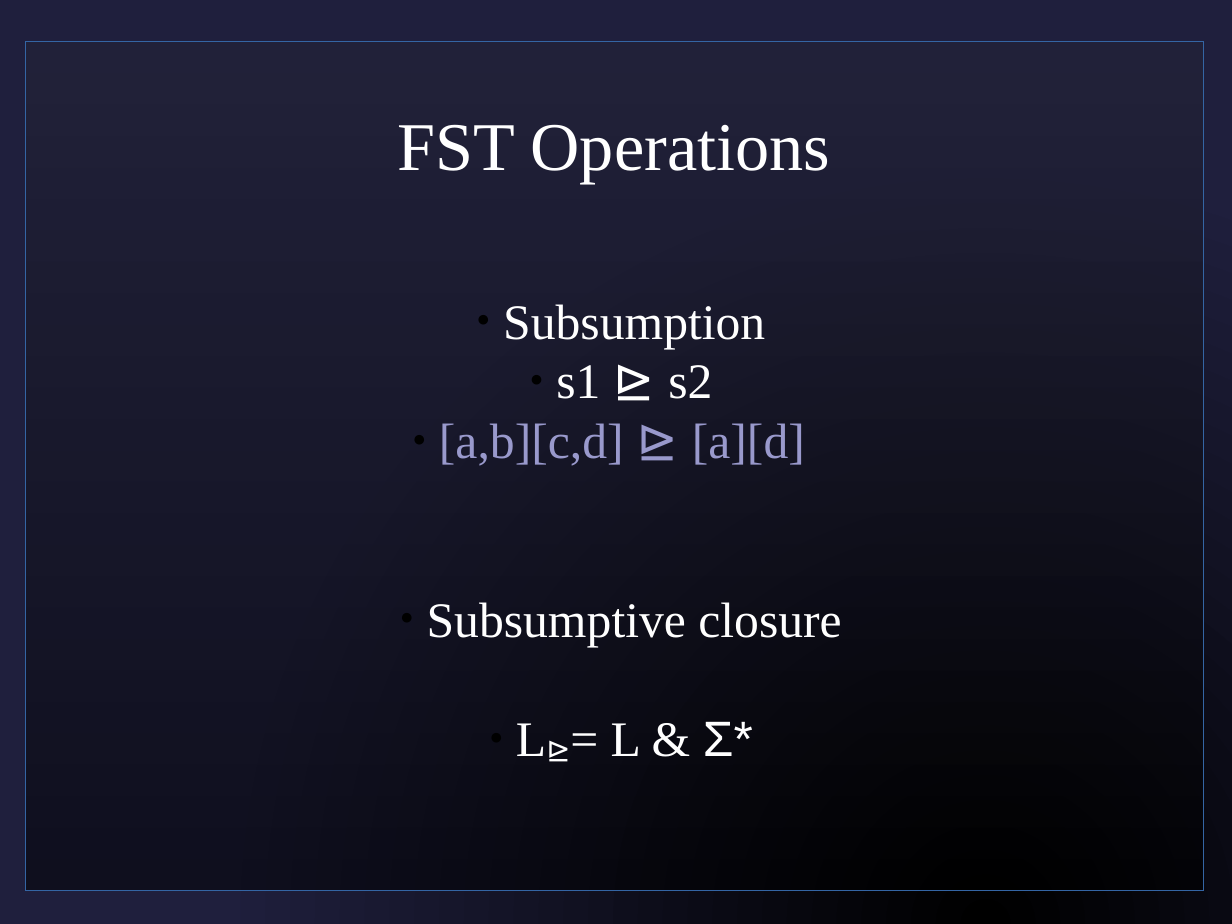
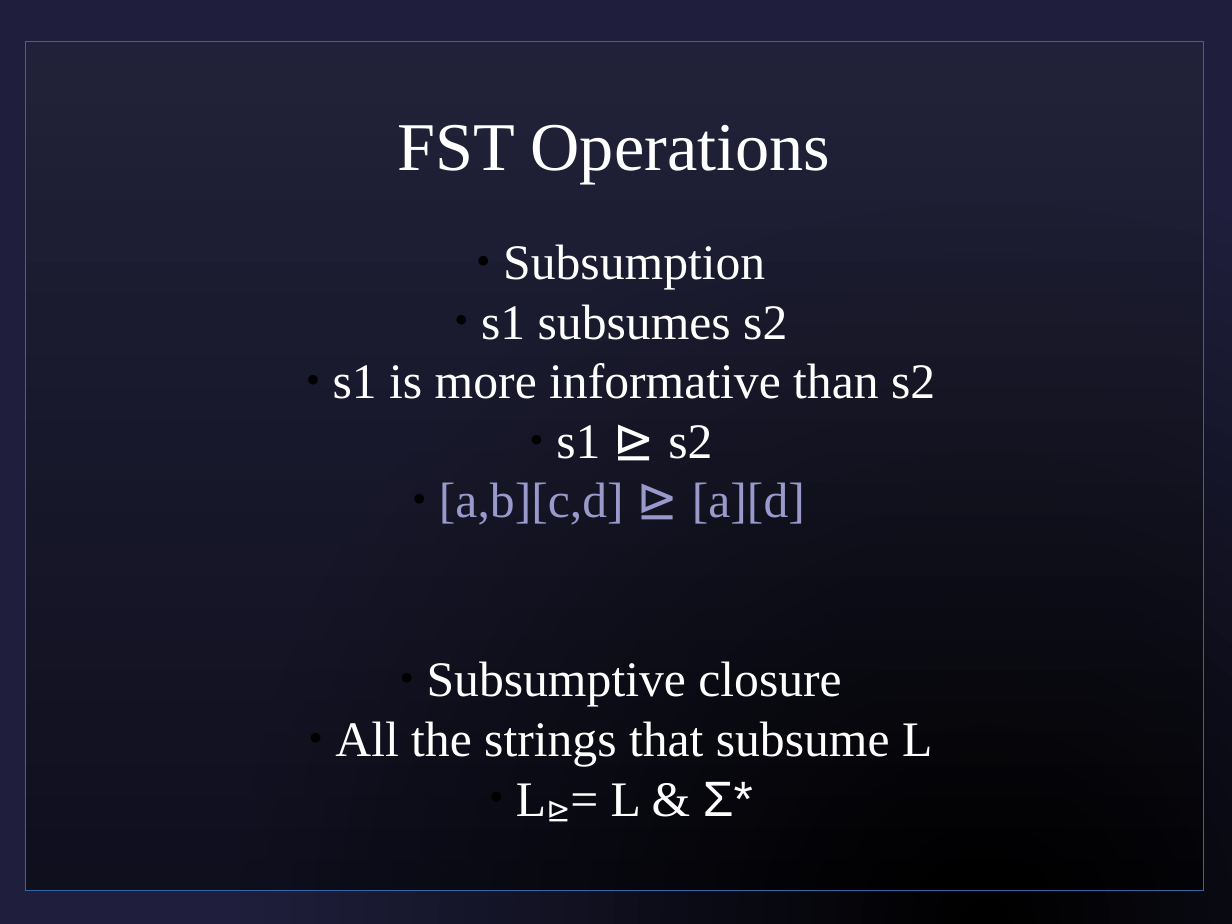
Before and after one commit to sjf/eventlogic, a slide deck: slide 9 of pres1.odp (slide 15 before the commit). Drawn at 1232x924 pixels with LibreOffice and Linux fonts; fonts in the diff are those of the drawing; background and template pictures are left out. Boxes give left, top, right and bottom in pixels: in the first picture for what was removed or moved away, otherwise in the second. Text is boxed around its words. In the diff, an @@ line names an element or a change of style, - is before the commit and + after.

```diff
--- a/pres1.odp
+++ b/pres1.odp
@@ subtitle "Subsumption" moved from (x1=427, y1=304, x2=841, y2=756) to (x1=333, y1=244, x2=935, y2=816) @@
@@ subtitle at (x1=333, y1=304, x2=935, y2=399): paragraphs added @@
+  ● s1 subsumes s2
+  ● s1 is more informative than s2
@@ subtitle at (x1=335, y1=721, x2=932, y2=766): paragraph added @@
+  ● All the strings that subsume L
```
Also in this commit, not shown: 11 other slides changed, 6 slides removed.
